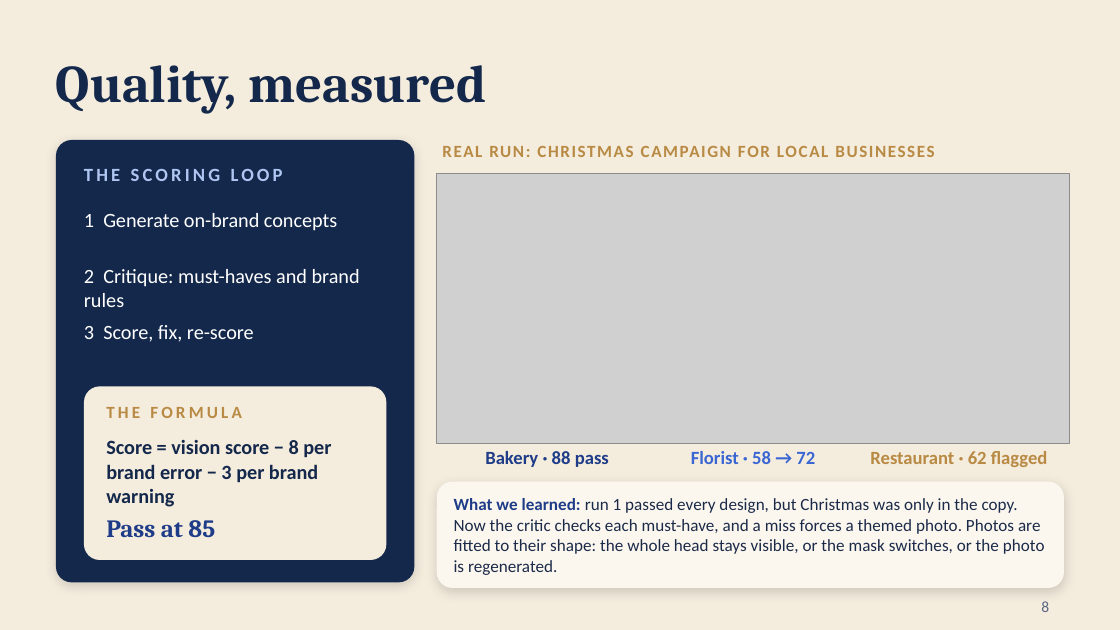
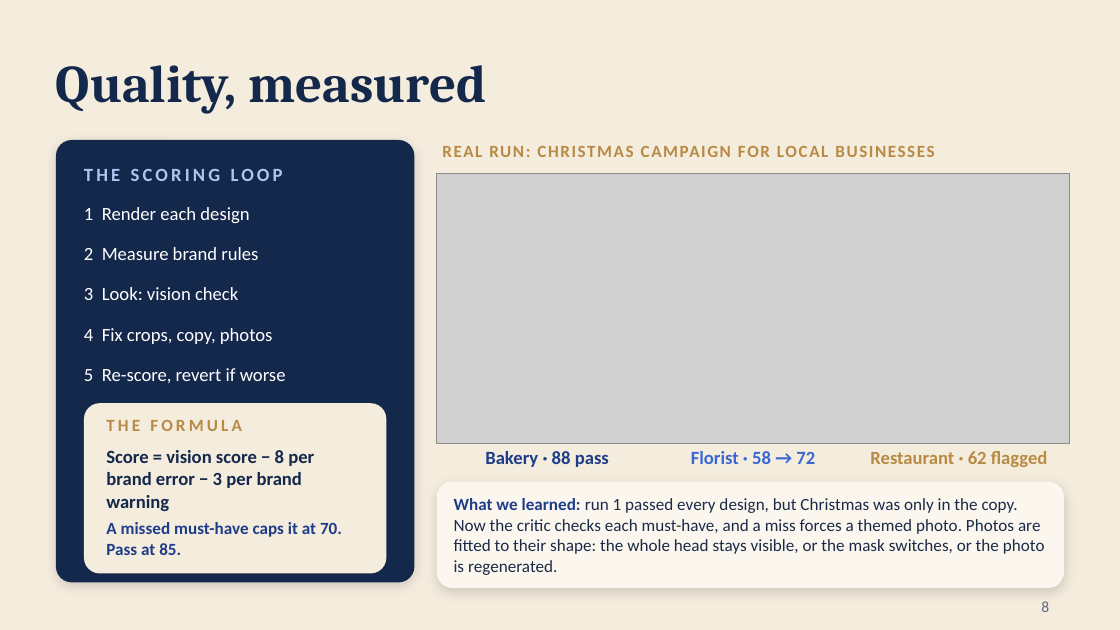
Before and after one commit to sreekarp/crux-ad-editor, a slide deck: slide 8 of docs/Xero-Copilot-Blue-Beige.pptx. Drawn at 1120x630 pixels with LibreOffice and Linux fonts; fonts in the diff are those of the drawing; grey boxes stand for pictures. Boxes give left, top, right and bottom in pixels: in the first picture for what was removed or moved away, otherwise in the second. Text is boxed around its words. In the diff, an @@ line names an element or a change of style, - is before the commit and + after.

```diff
--- a/docs/Xero-Copilot-Blue-Beige.pptx
+++ b/docs/Xero-Copilot-Blue-Beige.pptx
@@ text at box(84, 207, 249, 223): text changed; size 13 to 12 pt @@
-1 Generate on-brand concepts
+1 Render each design
@@ text at box(84, 247, 258, 260): text changed; size 13 to 12 pt @@
-2 Critique: must-haves and brand rules
+2 Measure brand rules
@@ text added at box(84, 287, 238, 300), 12 pt, text #FFFFFF @@
+3 Look: vision check
@@ text added at box(84, 328, 273, 344), 12 pt, text #FFFFFF @@
+4 Fix crops, copy, photos
@@ text at box(84, 368, 286, 383): text changed; size 13 to 12 pt @@
-3 Score, fix, re-score
+5 Re-score, revert if worse
@@ rounded rectangle: place and size @@
-rounded rectangle at box(84, 386, 386, 560)
+rounded rectangle at box(84, 403, 386, 573)
@@ rounded rectangle at box(84, 403, 386, 573): proportions changed @@
@@ text "THE FORMULA": place and size @@
-text "THE FORMULA" at box(106, 407, 242, 418)
+text "THE FORMULA" at box(106, 420, 242, 431)
@@ text "Score = vision score − ...": place and size @@
-text "Score = vision score − ..." at box(106, 440, 331, 507)
+text "Score = vision score − ..." at box(106, 450, 314, 511)
@@ text "Score = vision score − ..." at box(106, 450, 314, 511): size 13 to 12 pt @@
@@ text at box(106, 522, 342, 555): text changed; size 16 to 11 pt; font Cambria to Calibri @@
-Pass at 85
+A missed must-have caps it at 70. Pass at 85.
```
Also in this commit, not shown: 3 other slides changed, 1 slide added.
